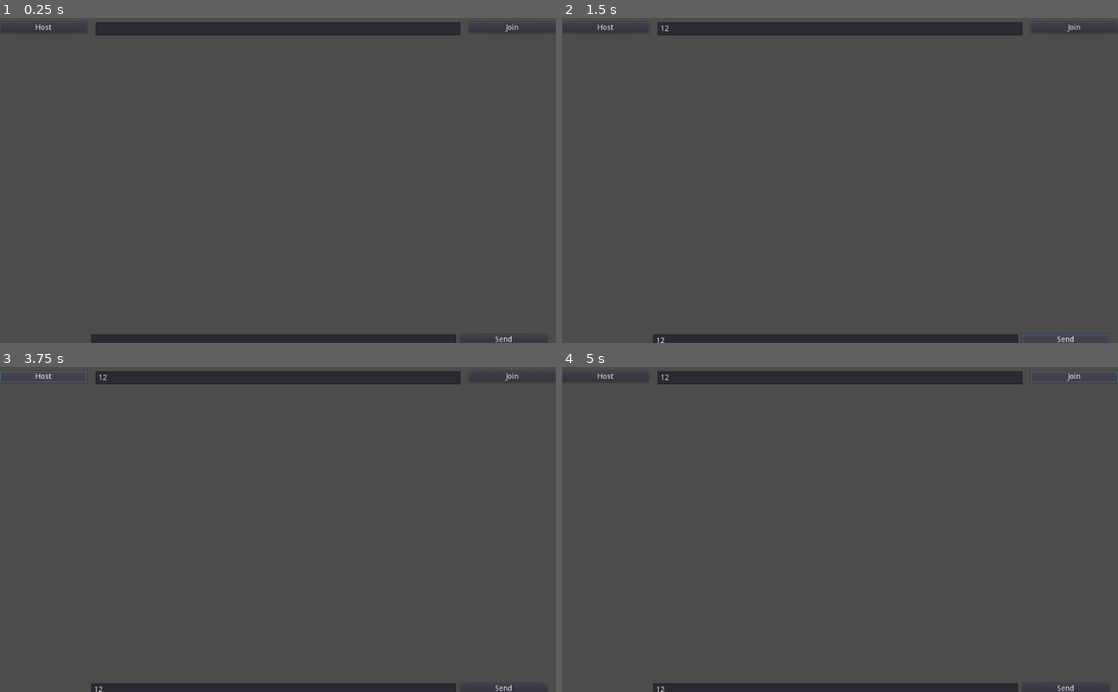
Above: before the commit, frames 1-4 (two rows, left to right).
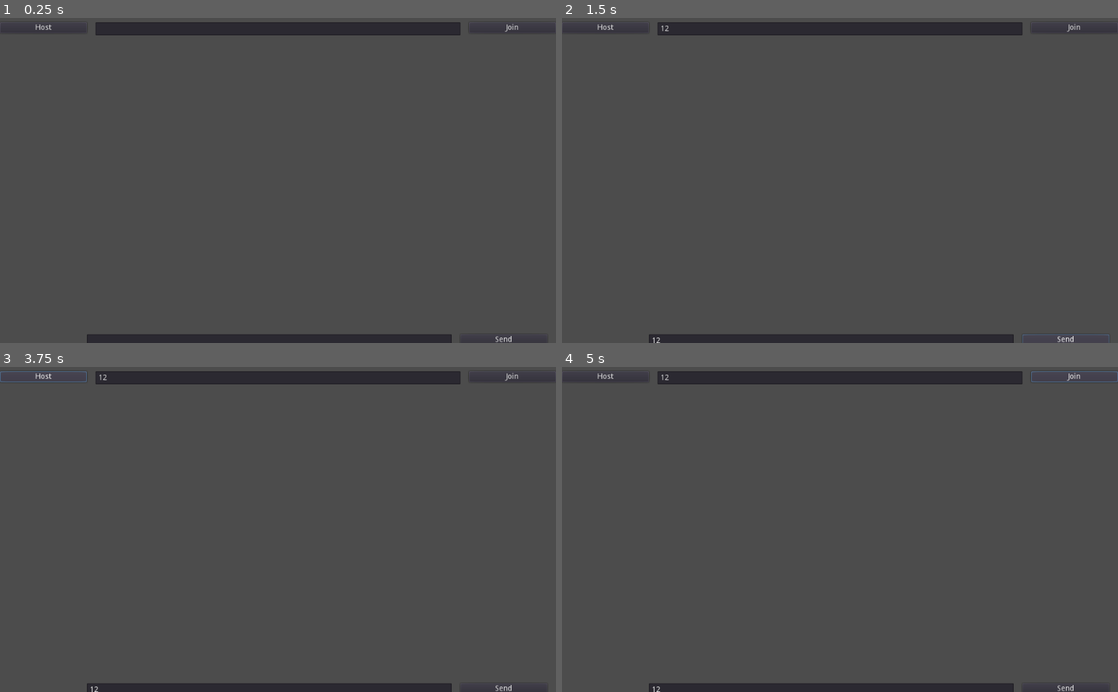
Above: after the commit, the same moments.

Repository: CodeScratcher/Multiplayer-Fighter
Game: Godot game, scene res://Scenes/Playable/Main Menu.tscn
The game is run twice, just before and just after one commit, with the same random seed, the same clock (stepped at 60 frames per second) and the same inputs.
Inputs (mouse positions are in pixels of both pictures, inside the frame that each line leads up to):
- Up to frame 1 (0.25 s): no input
- Up to frame 2 (1.5 s): click (840, 27) at 0.52 s; type "12" at 0.6 s; click (834, 339) at 0.75 s; type "12" at 0.83 s; click "Send" at 1.25 s
- Up to frame 3 (3.75 s): click "Send" at 2 s; click "Send" at 2.75 s; click "Host" at 3.5 s
- Up to frame 4 (5 s): click "Join" at 4.25 s

The runs differ from the first frame. In frame 1, less than 0.1% of the frame differs, in the area x 15-82%, y 97-100%; in frame 2, less than 0.1%; in frame 3, less than 0.1%; in frame 4, less than 0.1%.

Commit message:
Removed duplicates

Diff:
--- a/Scenes/Playable/Main Menu.tscn
+++ b/Scenes/Playable/Main Menu.tscn
@@ -54,9 +54,9 @@
 }
 
 [node name="ToSend" type="LineEdit" parent="."]
-margin_left = 176.0
+margin_left = 168.0
 margin_top = 592.0
-margin_right = 848.0
+margin_right = 840.0
 margin_bottom = 616.0
 __meta__ = {
 "_edit_use_anchors_": false
@@ -67,3 +67,6 @@
 margin_top = 72.0
 margin_right = 1016.0
 margin_bottom = 576.0
+__meta__ = {
+"_edit_use_anchors_": false
+}
